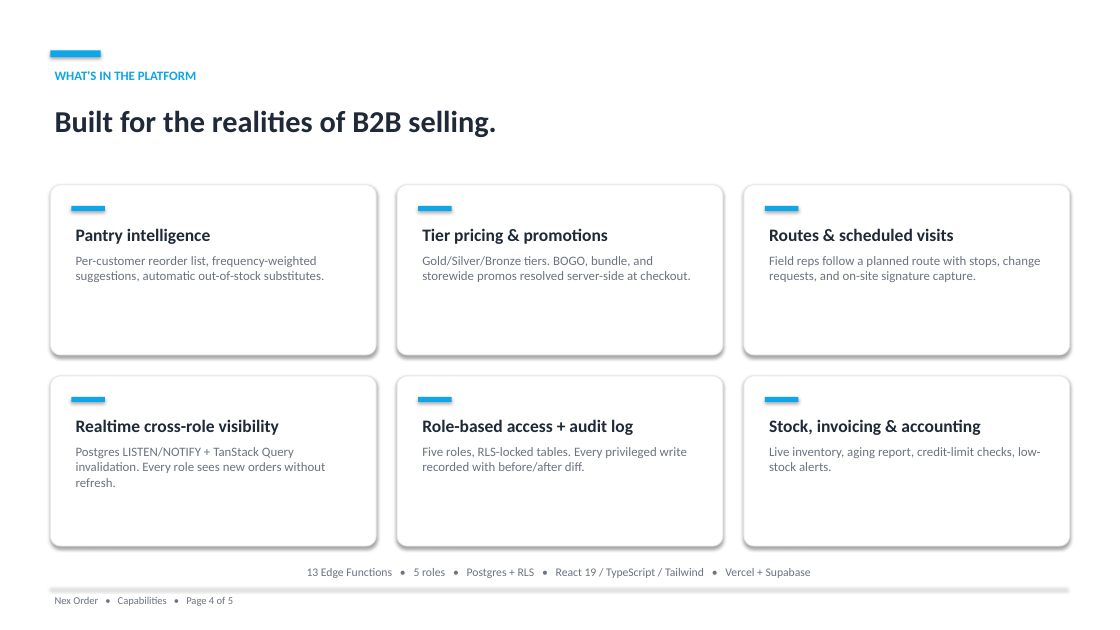
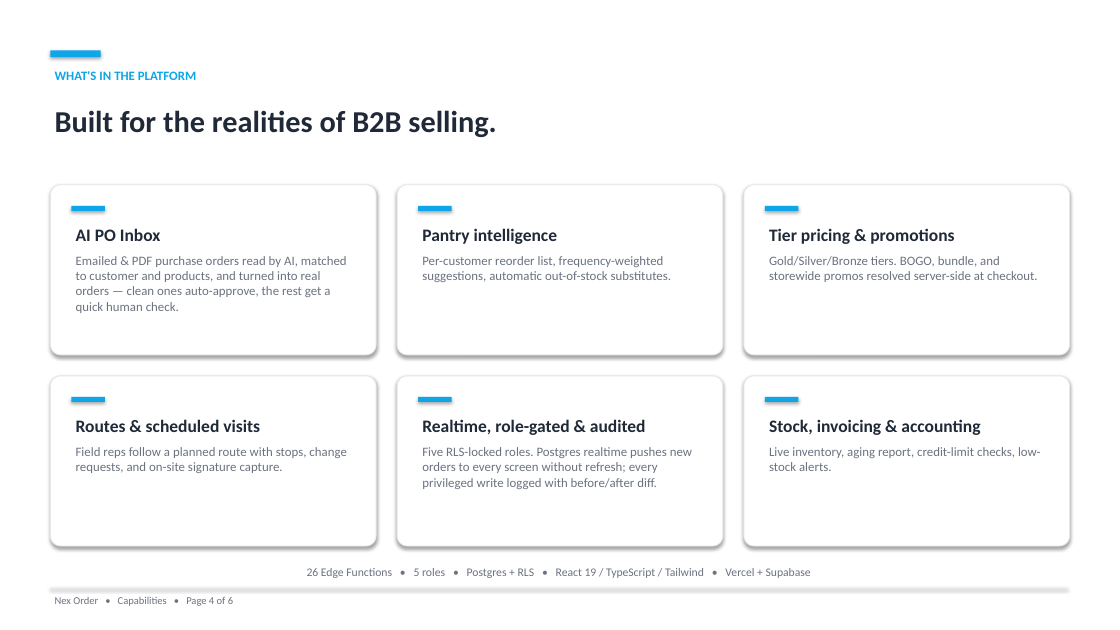
Before and after one commit to Dulshan657/NexOrder, a slide deck: slide 4 of presentation/NexOrder-Pitch.pptx. Drawn at 1120x630 pixels with LibreOffice and Linux fonts; fonts in the diff are those of the drawing. Boxes give left, top, right and bottom in pixels: in the first picture for what was removed or moved away, otherwise in the second. Text is boxed around its words. In the diff, an @@ line names an element or a change of style, - is before the commit and + after.

Commit message:
docs(presentation): add PO Inbox demo act to pitch deck and script

```diff
--- a/presentation/NexOrder-Pitch.pptx
+++ b/presentation/NexOrder-Pitch.pptx
@@ text at [76,228,347,313]: text changed @@
-Pantry intelligence
-Per-customer reorder list, frequency-weighted suggestions, automatic out-of-stock substitutes.
+AI PO Inbox
+Emailed & PDF purchase orders read by AI, matched to customer and products, and turned into real orders — clean ones auto-approve, the rest get a quick human check.
@@ text at [422,228,671,282]: text changed @@
-Tier pricing & promotions
-Gold/Silver/Bronze tiers. BOGO, bundle, and storewide promos resolved server-side at checkout.
+Pantry intelligence
+Per-customer reorder list, frequency-weighted suggestions, automatic out-of-stock substitutes.
@@ text at [769,228,1037,282]: text changed @@
-Routes & scheduled visits
-Field reps follow a planned route with stops, change requests, and on-site signature capture.
+Tier pricing & promotions
+Gold/Silver/Bronze tiers. BOGO, bundle, and storewide promos resolved server-side at checkout.
@@ text at [76,419,346,473]: text changed @@
-Realtime cross-role visibility
-Postgres LISTEN/NOTIFY + TanStack Query invalidation. Every role sees new orders without refresh.
+Routes & scheduled visits
+Field reps follow a planned route with stops, change requests, and on-site signature capture.
@@ text at [422,419,692,489]: text changed @@
-Role-based access + audit log
-Five roles, RLS-locked tables. Every privileged write recorded with before/after diff.
+Realtime, role-gated & audited
+Five RLS-locked roles. Postgres realtime pushes new orders to every screen without refresh; every privileged write logged with before/after diff.
@@ text at [307,568,811,578]: text changed @@
-13 Edge Functions • 5 roles • Postgres + RLS • React 19 / TypeScript / Tailwind • Vercel + Supabase
+26 Edge Functions • 5 roles • Postgres + RLS • React 19 / TypeScript / Tailwind • Vercel + Supabase
```
Also in this commit, not shown: 4 other slides changed, 1 slide added, 2 other files.
